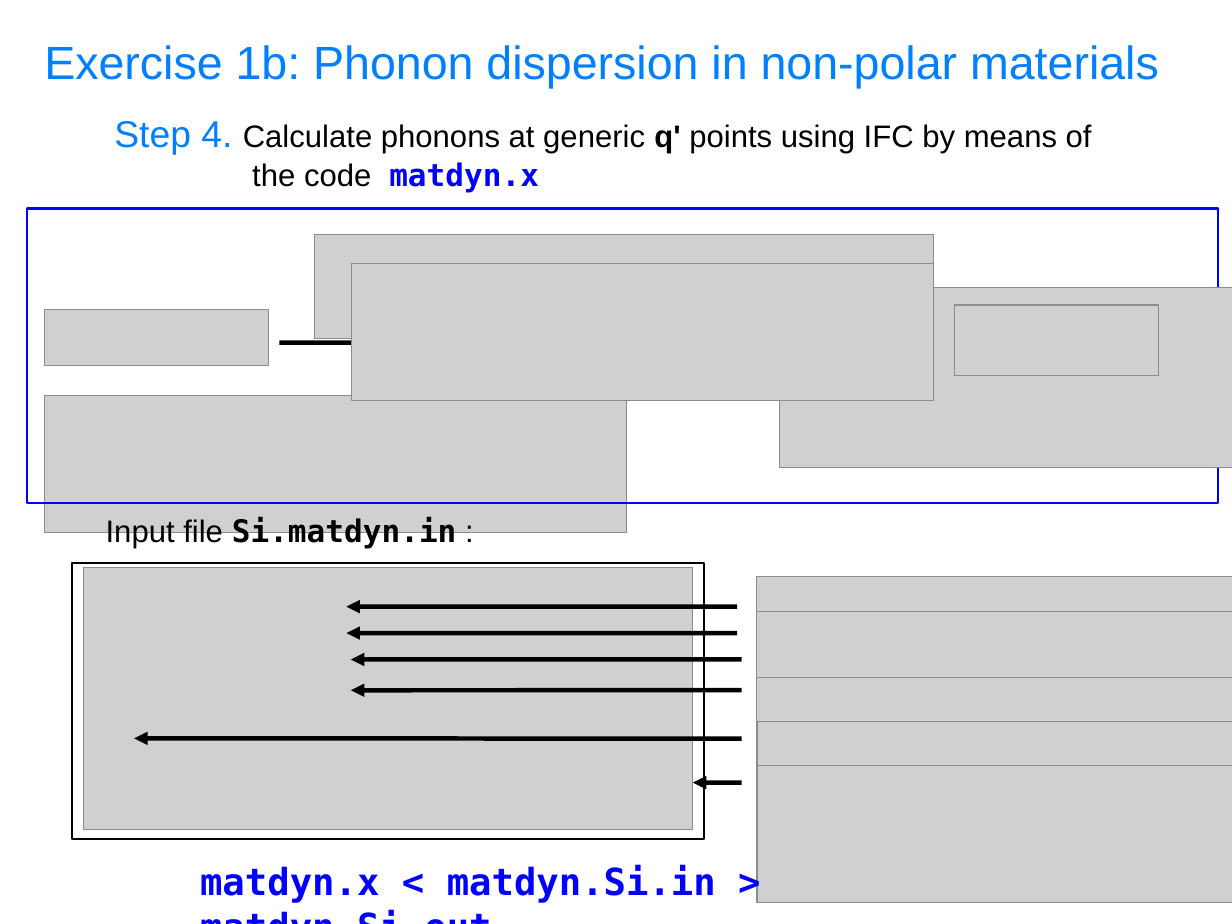
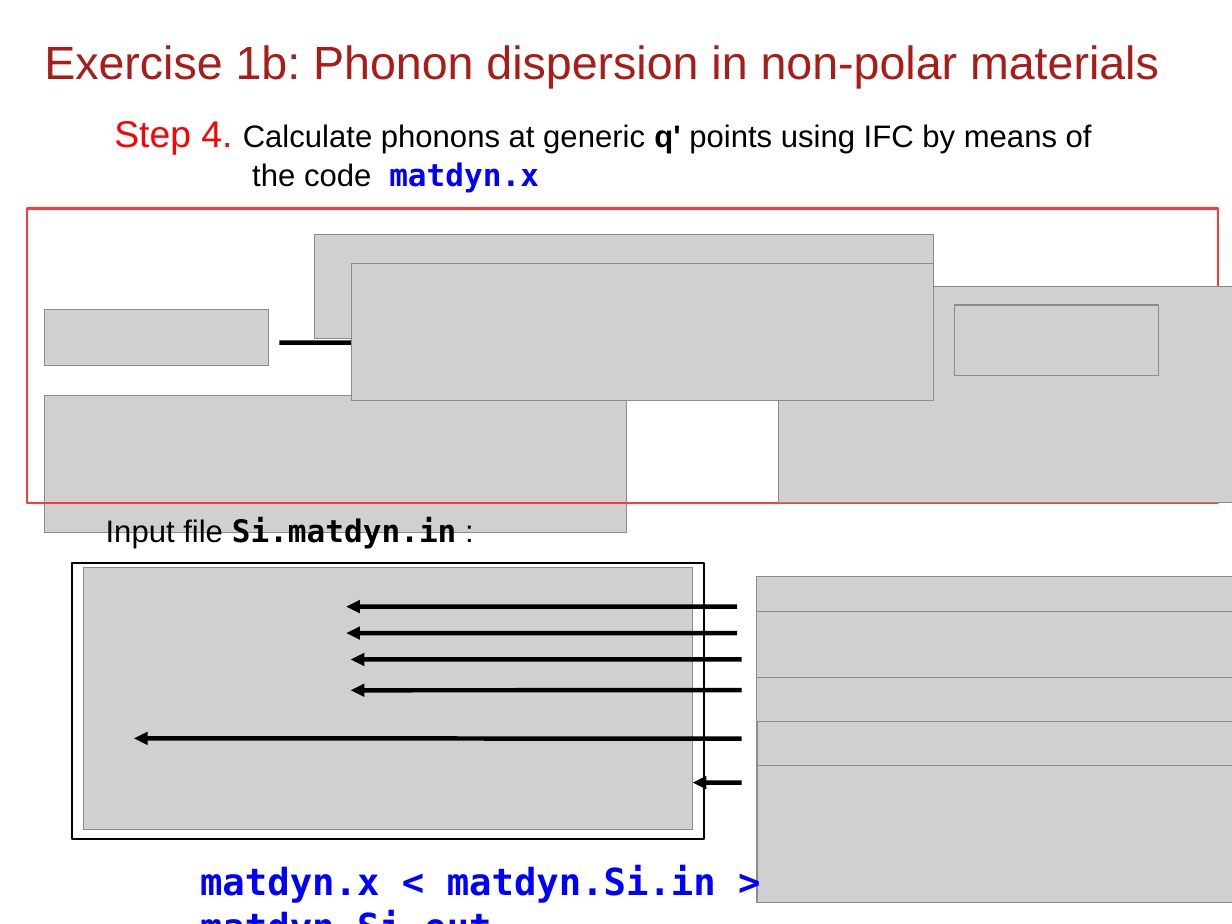
Before and after one commit to thepranab/materials-for-max-qe2021-online-school, a slide deck: slide 24 of slides.sources/handson-day5.odp. Drawn at 1232x924 pixels with LibreOffice and Linux fonts; fonts in the diff are those of the drawing; grey boxes stand for pictures. Boxes give left, top, right and bottom in pixels: in the first picture for what was removed or moved away, otherwise in the second. Text is boxed around its words. In the diff, an @@ line names an element or a change of style, - is before the commit and + after.

```diff
--- a/slides.sources/handson-day5.odp
+++ b/slides.sources/handson-day5.odp
@@ title "Exercise 1b: Phonon dispersion in ..." at (x1=44, y1=45, x2=1159, y2=89): text colour #007FFF to #AA1C18 @@
@@ text "Step 4. Calculate phonons at ..." at (x1=114, y1=121, x2=1092, y2=193): text colour #007FFF to #FF0000 in "Step 4." @@
@@ rectangle at (x1=27, y1=209, x2=1219, y2=503): outline #0000FF 1.45 pt to #FF3838 1.45 pt @@
@@ picture resized from (x1=779, y1=287, x2=1232, y2=467) to (x1=779, y1=287, x2=1232, y2=503) @@
```
Also in this commit, not shown: 43 other slides changed, 3 slides added, 1 slide removed, 3 other files.
